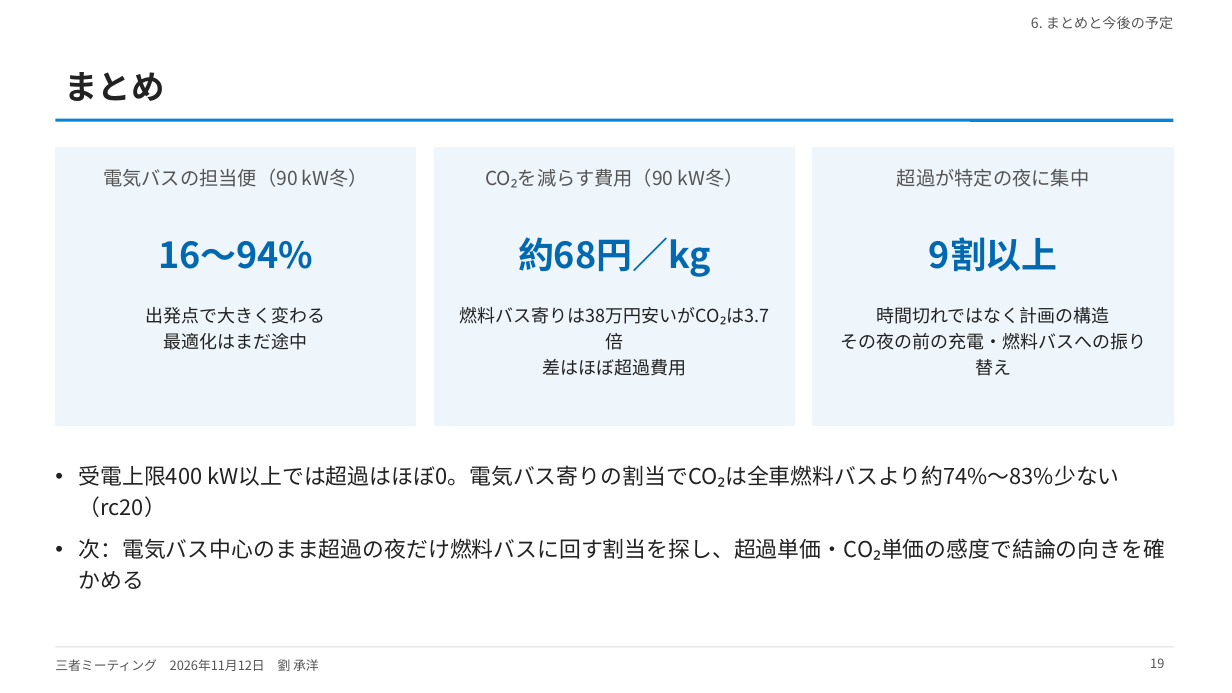
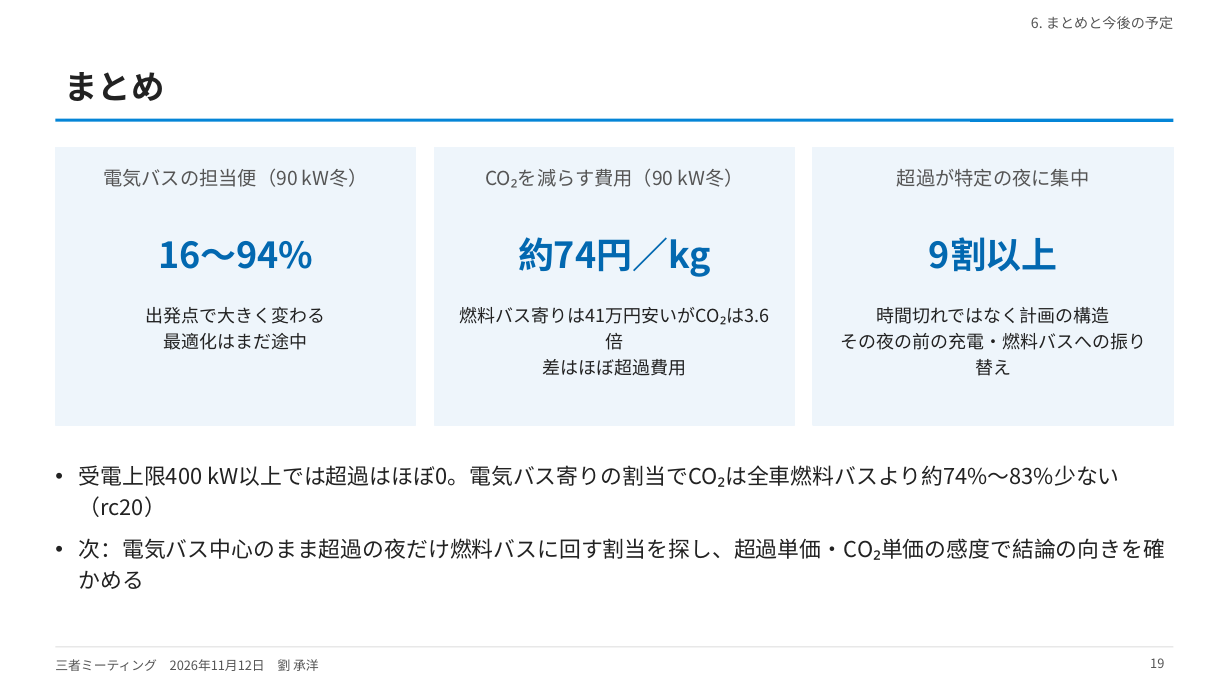
Before and after one commit to CYLIU2003/master-course, a slide deck: slide 19 of outcome/2026-11-12_three_party/three_party_20261112.pptx. Drawn at 1232x693 pixels with LibreOffice and Linux fonts; fonts in the diff are those of the drawing. Boxes give left, top, right and bottom in pixels: in the first picture for what was removed or moved away, otherwise in the second. Text is boxed around its words. In the diff, an @@ line names an element or a change of style, - is before the commit and + after.

```diff
--- a/outcome/2026-11-12_three_party/three_party_20261112.pptx
+++ b/outcome/2026-11-12_three_party/three_party_20261112.pptx
@@ text at (x1=518, y1=237, x2=711, y2=277): text changed @@
-約68円／kg
+約74円／kg
@@ text at (x1=460, y1=307, x2=770, y2=325): text changed @@
-燃料バス寄りは38万円安いがCO₂は3.7倍
+燃料バス寄りは41万円安いがCO₂は3.6倍
```
Also in this commit, not shown: 4 other slides changed, 3 other files.
